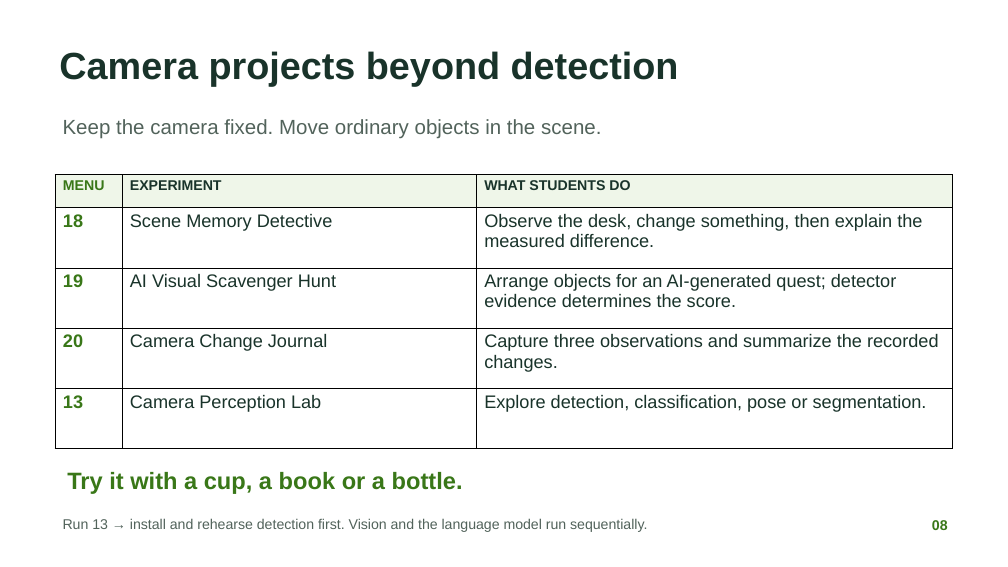
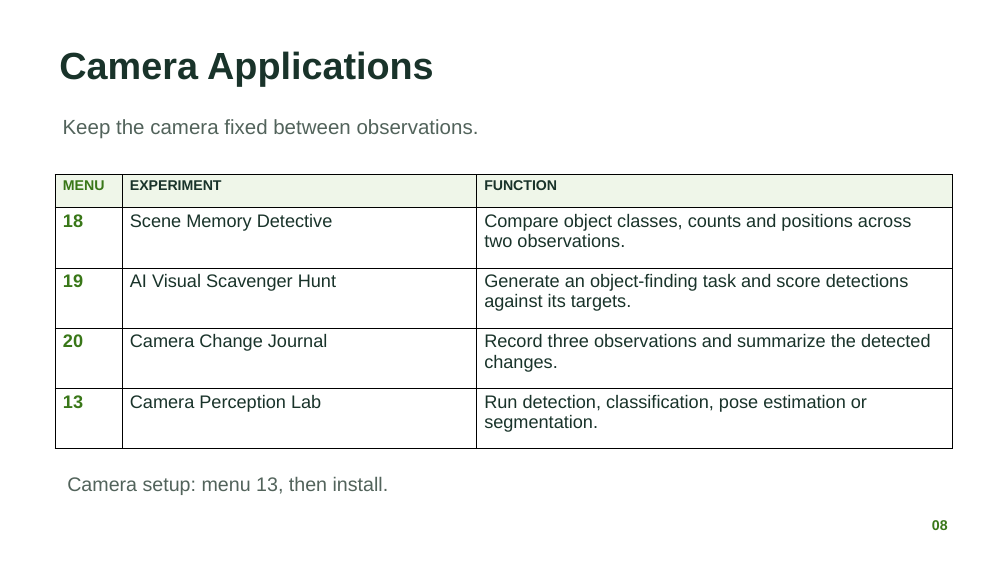
Before and after one commit to nileshsarkar-ai/JetsonNano-Demo, a slide deck: slide 8 of docs/Jetson_Nano_Local_AI_Experiments.pptx. Drawn at 1008x567 pixels with LibreOffice and Linux fonts; fonts in the diff are those of the drawing. Boxes give left, top, right and bottom in pixels: in the first picture for what was removed or moved away, otherwise in the second. Text is boxed around its words. In the diff, an @@ line names an element or a change of style, - is before the commit and + after.

```diff
--- a/docs/Jetson_Nano_Local_AI_Experiments.pptx
+++ b/docs/Jetson_Nano_Local_AI_Experiments.pptx
@@ text at [59, 51, 434, 86]: text changed @@
-Camera projects beyond detection
+Camera Applications
@@ text at [63, 119, 479, 139]: text changed @@
-Keep the camera fixed. Move ordinary objects in the scene.
+Keep the camera fixed between observations.
@@ table at [55, 175, 954, 448] @@
-row 1, column 3: WHAT STUDENTS DO
+row 1, column 3: FUNCTION
-row 2, column 3: Observe the desk, change something, then explain the measured difference.
+row 2, column 3: Compare object classes, counts and positions across two observations.
-row 3, column 3: Arrange objects for an AI-generated quest; detector evidence determines the score.
+row 3, column 3: Generate an object-finding task and score detections against its targets.
-row 4, column 3: Capture three observations and summarize the recorded changes.
+row 4, column 3: Record three observations and summarize the detected changes.
-row 5, column 3: Explore detection, classification, pose or segmentation.
+row 5, column 3: Run detection, classification, pose estimation or segmentation.
@@ text removed at [67, 472, 463, 494] @@
-Try it with a cup, a book or a bottle.
@@ text added at [67, 476, 389, 495], 18.8 pt, text #52635B @@
+Camera setup: menu 13, then install.
@@ text removed at [63, 518, 647, 532] @@
-Run 13 → install and rehearse detection first. Vision and the language model run sequentially.
```
Also in this commit, not shown: 8 other slides changed, 1 slide added, 1 slide removed, 2 other files.
